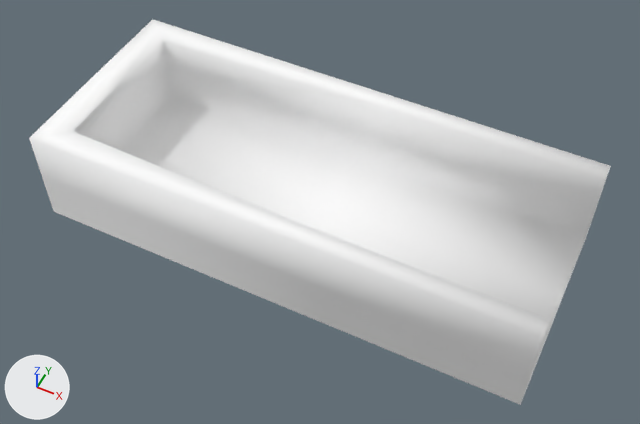
Before and after pictures for a commit that changed the glTF model resources/maze-4.glb.
The view is the same before and after, from a 50 mm camera at (0.522, -0.633, 0.819) aimed at (0.213, -0.015, 0.046). Lighting does not change. The marker at lower left points along +X, +Y and +Z. Vertices at the same position are counted once.

The first picture shows 'defaultobject'.
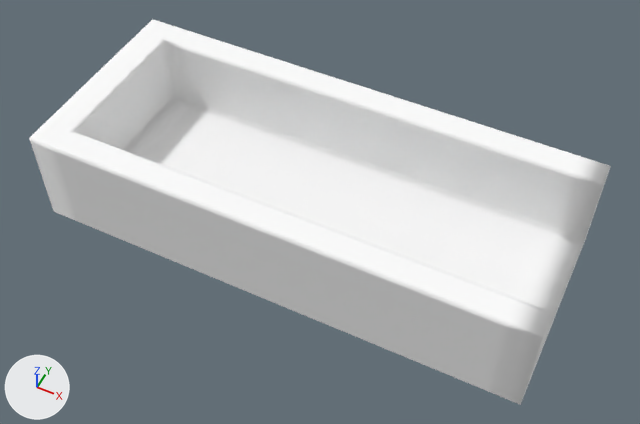
Boxes (x1, y1, x2, y2) around the edits, measured in the pictures (640 x 424 px):
part 1 of me_defaultobject, built on
    before: (66, 38, 611, 400)
    after: (29, 19, 611, 403)

The edits, one by one:
me_defaultobject is used by ob_defaultobject; location (0.0, 0.0, 0.0).
me_defaultobject had 48 vertices, 86 faces and spanned x -0.1..0.5, y -0.125..0.125, z 0.0..0.125.
me_defaultobject now has 2720 vertices, 5389 faces and spans x -0.1..0.5, y -0.125..0.125, z 0.0..0.125.
me_defaultobject part 1: 8 vertices removed from x 0.219..0.5, y -0.104..0.102, z 0.023..0.125; 2680 vertices added at x -0.1..0.5, y -0.125..0.125, z 0.0..0.125.
me_defaultobject part 2: the surface is now shaded flat.
